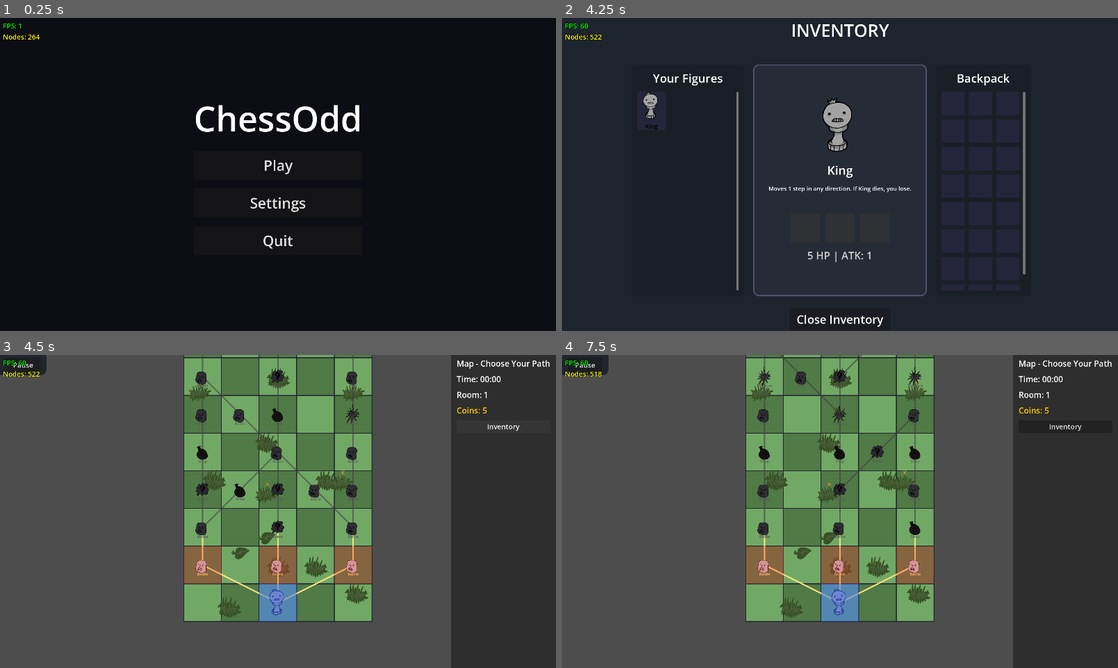
Above: before the commit, frames 1-4 (two rows, left to right).
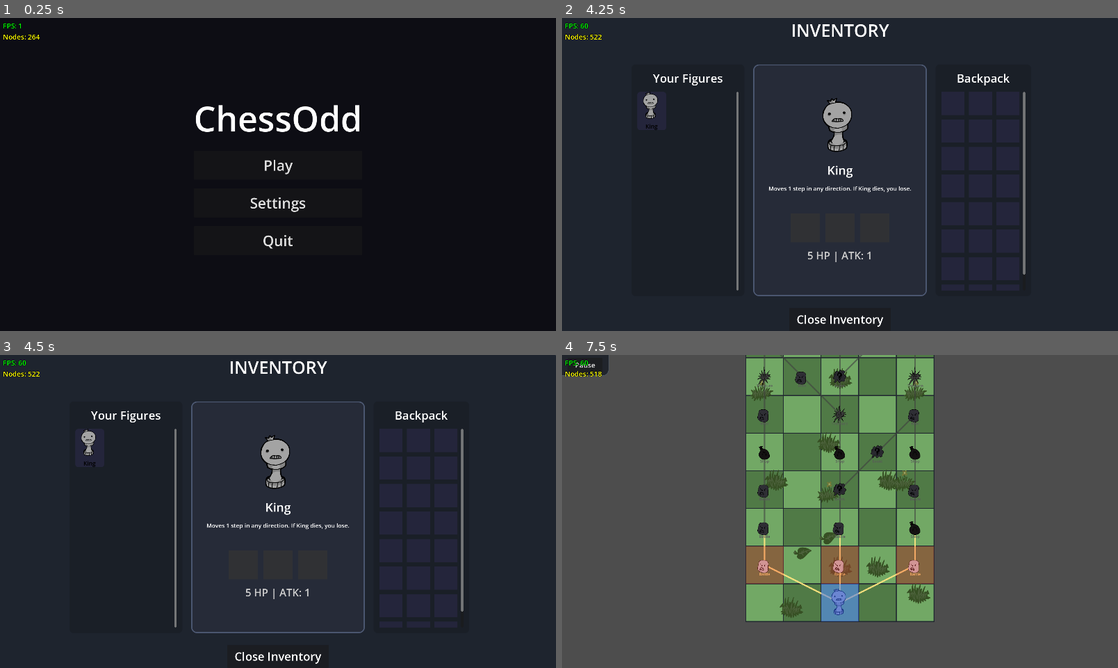
Above: after the commit, the same moments.

Repository: VAXVORTEX/Chessodd
Game: Godot game, scene res://Main.tscn
Two runs of this game, one before a commit and one after it. Both use one fixed random seed, a clock stepped at 60 frames per second and the inputs below.
Inputs (mouse positions are in pixels of both pictures, inside the frame that each line leads up to):
- Up to frame 1 (0.25 s): no input
- Up to frame 2 (4.25 s): click "Play" at 0.5 s; click "Slot 1 - Empty" at 1.25 s; click "Inventory" at 2 s; click (650, 105) at 2.77 s; click (650, 105) at 3.52 s
- Up to frame 3 (4.5 s): click (505, 426) at 4.25 s, where only the run before the commit has a clickable "Inventory"
- Up to frame 4 (7.5 s): click (650, 442) at 5.02 s; click (1067, 426) at 5.75 s, where only the run before the commit has a clickable "Inventory"; click "Pause" at 6.5 s; click "Restart" at 7.25 s

Frames 1-2 are identical in both runs. In frame 3, 79% of the frame differs, in the area x 0-99%, y 0-100%; in frame 4, 19%.

Commit message:
fix: call on_item_dropped on inventory_manager directly, fix right hud panel remaining visible

Diff:
--- a/scripts/DragSlot.gd
+++ b/scripts/DragSlot.gd
@@ -67,4 +67,6 @@
 	return data is DragSlot and data != self
 
 func _drop_data(_at_position, data):
-	get_tree().call_group("main", "on_item_dropped", data, self)
+	var main = get_tree().get_first_node_in_group("main")
+	if main and main.inventory_manager and main.inventory_manager.has_method("on_item_dropped"):
+		main.inventory_manager.on_item_dropped(data, self)
--- a/scripts/InventoryManager.gd
+++ b/scripts/InventoryManager.gd
@@ -7,14 +7,17 @@
 
 func toggle_inventory():
 	main.info_panel.hide()
+	var right_hud = main.ui_layer.get_node_or_null("RightHUDPanel")
 	if main.inv_panel.visible:
 		main.inv_panel.hide()
 		main.update_ui()
+		if right_hud: right_hud.show()
 		if main.state == main.GameState.SHOP:
 			main.shop_panel.show()
 	else:
 		refresh_player_pawns()
 		if main.graveyard_panel: main.graveyard_panel.hide()
+		if right_hud: right_hud.hide()
 		if main.player_pawns.size() > 0:
 			if main.current_view_index >= main.player_pawns.size():
 				main.current_view_index = 0
--- a/scripts/UIBuilder.gd
+++ b/scripts/UIBuilder.gd
@@ -190,6 +190,7 @@
 	hud_hbox.add_child(pause_btn)
 
 	var right_hud_panel = PanelContainer.new()
+	right_hud_panel.name = "RightHUDPanel"
 	var right_style = StyleBoxFlat.new()
 	right_style.bg_color = Color(0.1, 0.12, 0.15, 0.85)
 	right_style.corner_radius_bottom_left = 20
